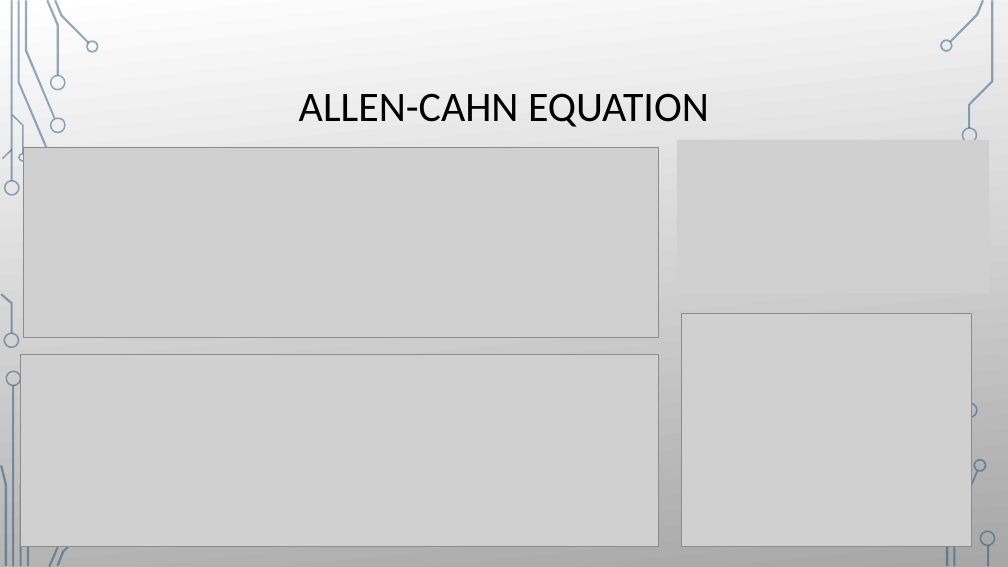
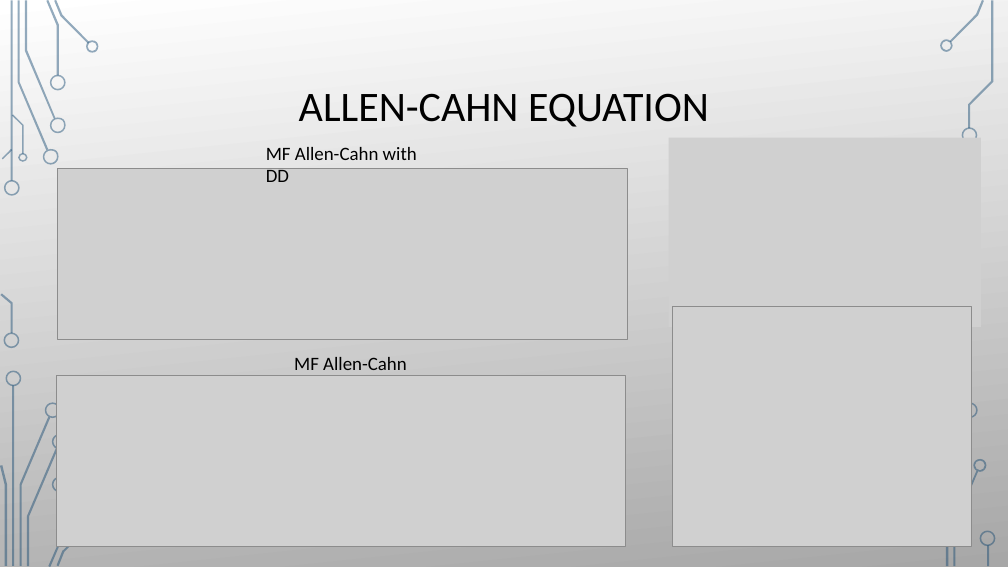
Before and after one commit to damienbeecroft/pnnl_research, a slide deck: slide 12 of MFFBPINNs.pptx (slide 11 before the commit). Drawn at 1008x567 pixels with LibreOffice and Linux fonts; fonts in the diff are those of the drawing; grey boxes stand for pictures; background and template pictures are left out. Boxes give left, top, right and bottom in pixels: in the first picture for what was removed or moved away, otherwise in the second. Text is boxed around its words. In the diff, an @@ line names an element or a change of style, - is before the commit and + after.

```diff
--- a/MFFBPINNs.pptx
+++ b/MFFBPINNs.pptx
@@ text added at box(266, 147, 417, 182), 18 pt, text #000000 @@
+MF Allen-Cahn with DD
@@ picture: place and size @@
-picture at box(677, 140, 989, 293)
+picture at box(668, 138, 981, 327)
@@ picture: place and size @@
-picture at box(23, 147, 659, 337)
+picture at box(57, 168, 627, 339)
@@ picture: place and size @@
-picture at box(681, 314, 972, 546)
+picture at box(672, 307, 972, 547)
@@ text added at box(294, 357, 407, 376), 18 pt, text #000000 @@
+MF Allen-Cahn
@@ picture: place and size @@
-picture at box(20, 355, 659, 546)
+picture at box(57, 376, 626, 547)
@@ group added at box(42, 149, 67, 492): 4 freeform shapes @@
@@ group added at box(43, 149, 68, 492): 4 freeform shapes @@
```
Also in this commit, not shown: 8 other slides changed, 2 slides added, 14 other files.
